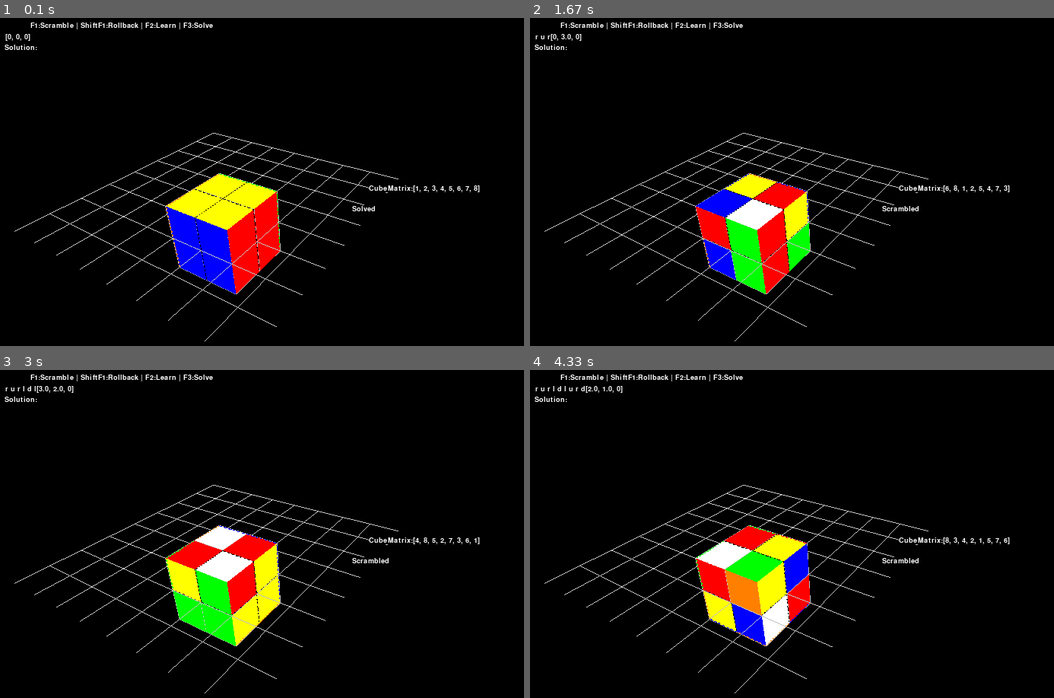
Above: before the commit, frames 1-4 (two rows, left to right).
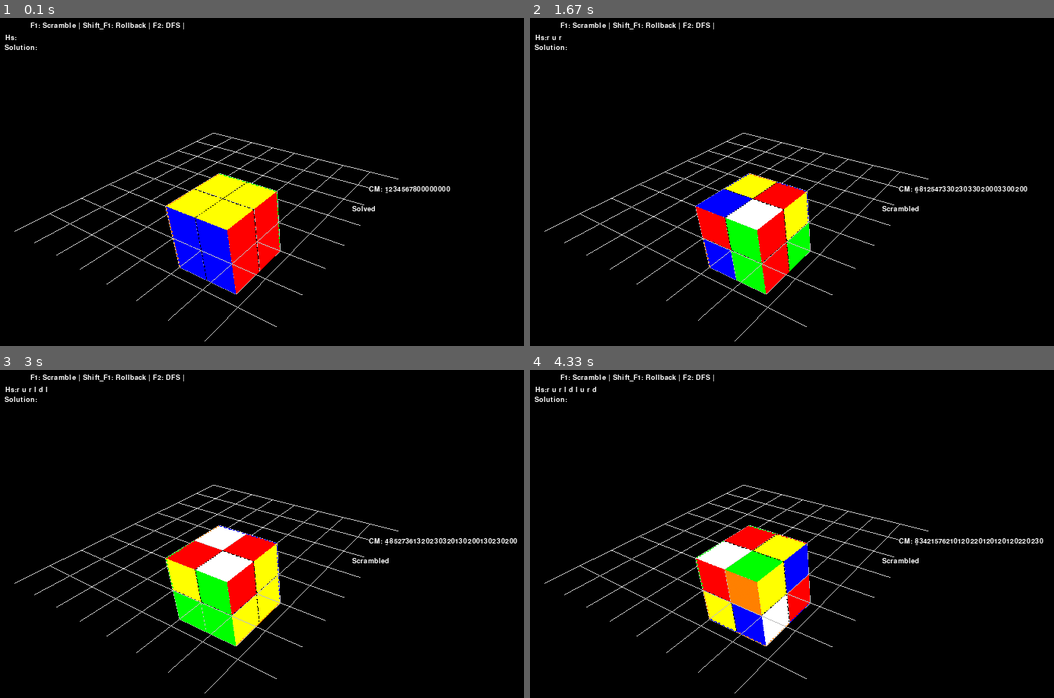
Above: after the commit, the same moments.

Repository: ogu83/pyrubicscube
Game: pygame game, started from pyrubicscube.py
The game is run twice, just before and just after one commit, with the same random seed, the same clock (stepped at 60 frames per second) and the same inputs.
Inputs (mouse positions are in pixels of both pictures, inside the frame that each line leads up to):
- Up to frame 1 (0.1 s): no input
- Up to frame 2 (1.67 s): hold Right 0.33-0.8 s; move the mouse to (807, 221) at 0.37 s; hold Up 0.83-1.13 s; hold Right 1.17-1.63 s
- Up to frame 3 (3 s): hold Left 1.67-2.2 s; hold Down 2.23-2.53 s; hold Left 2.57-2.97 s
- Up to frame 4 (4.33 s): hold Up 3-3.37 s; hold Right 3.4-4.03 s; hold Down from 4.07 s (still down)

The runs differ from the first frame. In frame 1, 0.6% of the frame differs, in the area x 1-92%, y 1-54%; in frame 2, 0.7%; in frame 3, 0.8%; in frame 4, 0.8%, in the area x 1-98%, y 1-54%.

Commit message:
Ready for DFS

Diff:
--- a/Cube222.py
+++ b/Cube222.py
@@ -122,16 +122,25 @@
         return [position_matrix[2], position_matrix[3], position_matrix[6], position_matrix[7]]
 
     def position_matrix_str(self):
-        retval = "CubeMatrix:"
-        retval += ("".join(str(self.position_matrix)))
-        return retval
+        retval = [SNode.matrix_hash(self.position_matrix)]
+        for cube in self.cube_array():
+            retval.append(SNode.matrix_hash(cube.get_angle_matrix()))
+        retval = SNode.matrix_hash(retval);
+        return str(retval)
 
     def draw(self, animation_speed=15):
         for cube in self.cube_array():
             cube.draw(animation_speed)
 
     def is_solved(self):
-        return self.position_matrix == [1, 2, 3, 4, 5, 6, 7, 8]
+        first = ""
+        for cube in self.cube_array():
+            if first == "":
+                first = SNode.matrix_hash(cube.get_angle_matrix())
+            elif first != SNode.matrix_hash(cube.get_angle_matrix()):
+                return False
+        return True
+
 
     def is_on_animation(self):
         for cube in self.cube_array():
@@ -170,14 +179,14 @@
             self.do_bi()
 
         if (not historyOff):
-            self.notation_history.append(notation);
+            self.notation_history.append(notation)
 
     def notation_history_str(self):
-        return ' '.join(self.notation_history) + str(self.Cube1.get_angle_matrix());
+        return ' '.join(self.notation_history)
 
 
     def solution_history_str(self):
-        return ' '.join(self.solution_history);
+        return ' '.join(self.solution_history)
 
     @staticmethod
     def apply_action(matrix, notation):
@@ -490,6 +499,17 @@
 
         solve_func(1)
 
+    def dfs(self, max_move = 20):
+        self.solution_history = []
+        if self.is_solved():
+            return
+
+        notations = self.notations()
+
+
+
+        pass
+
 
     def animated_rotateY(self, angle, use_self_center):
         pass
--- a/OpenGL_Geometry.py
+++ b/OpenGL_Geometry.py
@@ -86,7 +86,11 @@
         self.angle_z = [0, 0, False]
 
     def get_angle_matrix(self):
-        return [self.angle_x[0] % 360 // 90, self.angle_y[0] % 360 // 90, self.angle_z[0] % 360 //90]
+        return [
+            int(self.angle_x[0] % 360 // 90),
+            int(self.angle_y[0] % 360 // 90),
+            int(self.angle_z[0] % 360 // 90)
+        ]
 
     def getColorArray(self):
         return [
--- a/Simulation3.py
+++ b/Simulation3.py
@@ -104,9 +104,9 @@
                         else:
                             cube.scramble(20, PY_WAIT/100)
                     elif (event.key == pygame.K_F2):
-                        cube.learn()
+                        cube.dfs()
                     elif (event.key == pygame.K_F3):
-                        cube.solve(PY_WAIT/100)
+                        pass
 
                     elif (event.key == pygame.K_SPACE):
                         print(cube.position_matrix_str())
@@ -162,15 +162,15 @@
 
             glClear(GL_COLOR_BUFFER_BIT|GL_DEPTH_BUFFER_BIT)
 
-            self.drawText(10, 0, -15, cube.position_matrix_str(), FONT_SIZE)
+            self.drawText(10, 0, -15, "CM: " + cube.position_matrix_str(), FONT_SIZE)
 
             solved_text = "Scrambled"
             if cube.is_solved():
                 solved_text = "Solved"
             self.drawText(10, 0, -10, solved_text, FONT_SIZE)
 
-            self.drawText(-170, 0, -70, "F1:Scramble | ShiftF1:Rollback | F2:Learn | F3:Solve", FONT_SIZE);
-            self.drawText(-150, 0, -50, cube.notation_history_str(), FONT_SIZE);
+            self.drawText(-170, 0, -70, "F1: Scramble | Shift_F1: Rollback | F2: DFS |", FONT_SIZE);
+            self.drawText(-150, 0, -50, "Hs:" + cube.notation_history_str(), FONT_SIZE);
             self.drawText(-130, 0, -40, f"Solution: {cube.solution_history_str()}", FONT_SIZE);
 
             grid.draw()
